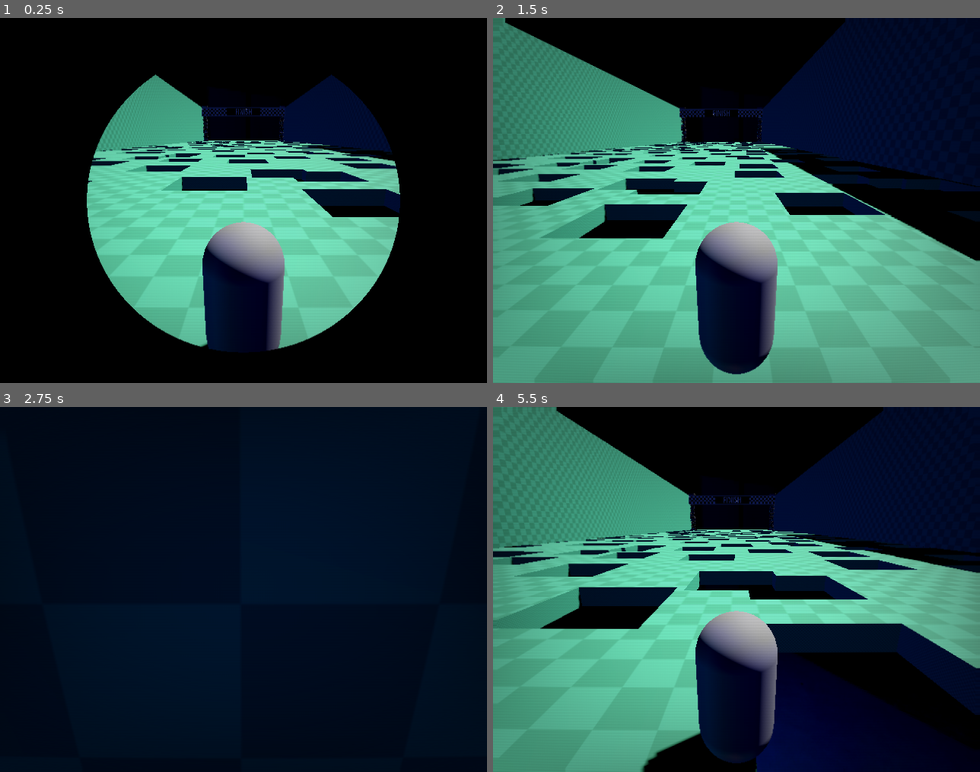
Above: before the commit, frames 1-4 (two rows, left to right).
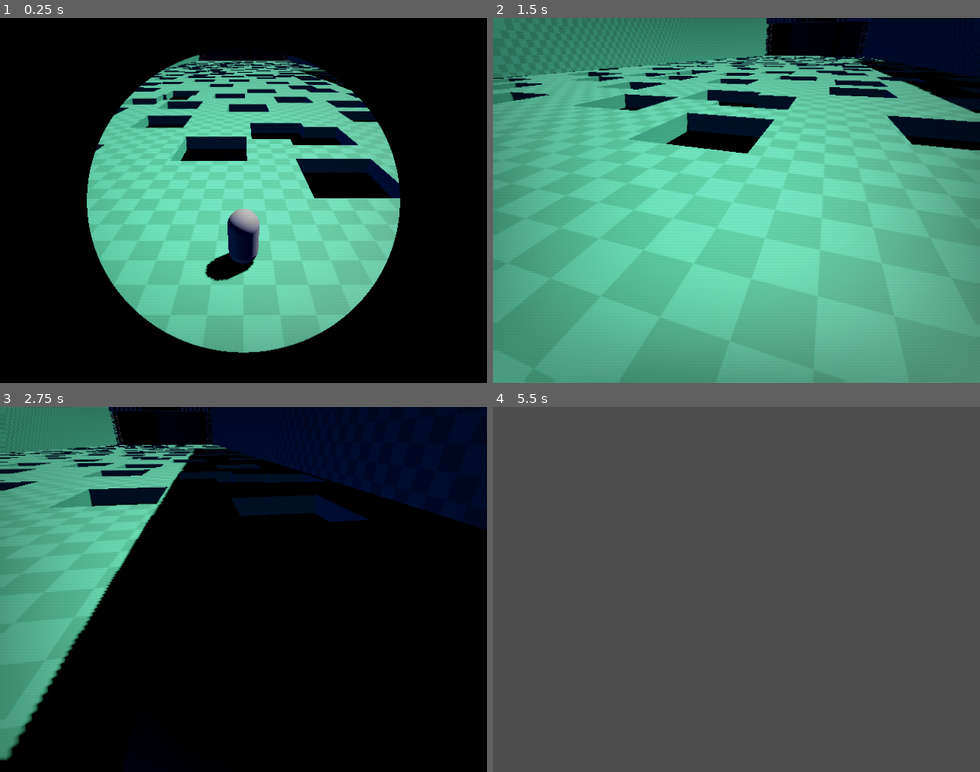
Above: after the commit, the same moments.

Repository: lognasmeow/Wonder
Game: Godot game, scene res://Maps/map_main.tscn
Two runs of this game, one before a commit and one after it. Both use one fixed random seed, a clock stepped at 60 frames per second and the inputs below.
Inputs (mouse positions are in pixels of both pictures, inside the frame that each line leads up to):
- Up to frame 1 (0.25 s): no input
- Up to frame 2 (1.5 s): move the mouse to (843, 182) at 0.52 s; hold D (right) 0.53-1.28 s; tap Space (jump) at 0.77 s; move the mouse to (639, 218) at 1.27 s; hold S (down) from 1.28 s (still down)
- Up to frame 3 (2.75 s): tap Space (jump) at 1.52 s; move the mouse to (292, 509) at 2.02 s; release S (down) at 2.03 s; hold D (right) from 2.03 s (still down)
- Up to frame 4 (5.5 s): move the mouse to (712, 662) at 2.77 s; release D (right) at 2.78 s; hold W (up) 2.78-3.53 s; tap Space (jump) at 3.02, 3.77, 4.52 s; move the mouse to (882, 644) at 3.52 s; hold A (left) 3.53-5.03 s; move the mouse to (590, 534) at 4.27 s; move the mouse to (760, 589) at 5.02 s; hold S (down) from 5.03 s (still down)

The runs differ from the first frame. In frame 1, 22% of the frame differs, in the area x 17-83%, y 10-92%; in frame 2, 46%; in frame 3, 75%; in frame 4, 100%, in the area x 0-100%, y 0-100%.

Commit message:
mouse movement

Diff:
--- a/Globals/eventBus.gd
+++ b/Globals/eventBus.gd
@@ -11,3 +11,7 @@
 
 @warning_ignore("unused_signal")
 signal playerSquished
+
+
+func _ready():
+	Input.mouse_mode = Input.MOUSE_MODE_CAPTURED
--- a/Maps/map_main.tscn
+++ b/Maps/map_main.tscn
@@ -40,7 +40,7 @@
 [node name="ArenaMain" parent="." unique_id=1776905858 instance=ExtResource("1_jvluu")]
 
 [node name="Marker3D_PlayerSpawn" type="Marker3D" parent="." unique_id=1223064160]
-transform = Transform3D(1, 0, 0, 0, 1, 0, 0, 0, 1, 0, 1.6785837, 45.02707)
+transform = Transform3D(1, 0, 0, 0, 1, 0, 0, 0, 1, 0, 1.6785837, 42.91668)
 
 [node name="FallPlane" parent="." unique_id=510512870 instance=ExtResource("5_3721q")]
 transform = Transform3D(1, 0, 0, 0, 1, 0, 0, 0, 1, 0, -3.2877274, -51.90043)
--- a/Player/player.gd
+++ b/Player/player.gd
@@ -1,6 +1,12 @@
 extends CharacterBody3D
 
 @onready var timerSpeedBoost: Timer = $timerSpeedBoost
+@onready var cameraPivot: Node3D = $CameraPivot
+@onready var camera: Camera3D = $CameraPivot/SpringArm3D/Camera3D
+
+@export_group("Camera")
+@export_range(0.0, 1.0) var mouseSensitivity: float = 0.15
+var cameraInputDirection: Vector2 = Vector2.ZERO
 
 const SPEED = 12.0
 const JUMP_VELOCITY = 15
@@ -21,8 +27,27 @@
 	addGravity(delta)
 	handleJump()
 	handleMove()
+	handleCameraMovement(delta)
 	move_and_slide()
 
+func _input(event):
+	if (event is InputEventMouseMotion):
+		getCameraInputDirection(event)
+
+#region Camera
+func getCameraInputDirection(event: InputEvent) -> void:
+	cameraInputDirection = event.screen_relative * mouseSensitivity
+
+func handleCameraMovement(delta: float) -> void:
+	#cameraPivot.rotation.x += cameraInputDirection.y * delta
+	#cameraPivot.rotation.x = clamp(cameraPivot.rotation.x, deg_to_rad(-40), deg_to_rad(10))
+
+	cameraPivot.rotation.y -= cameraInputDirection.x * delta
+
+	cameraInputDirection = Vector2.ZERO
+#endregion
+
+#region Movement
 func addGravity(delta: float) -> void:
 	if not is_on_floor():
 		velocity += ((get_gravity() * 4) * Modifiers.gravityMultiplier) * delta
@@ -32,10 +57,8 @@
 		velocity.y = (JUMP_VELOCITY * Modifiers.jumpHeightMultiplier)
 
 func handleMove() -> void:
-	var input_dir = Input.get_vector("left", "right", "up", "down") \
-					if not Modifiers.invertedWalking \
-					else Input.get_vector("right", "left", "up", "down")
-	var direction = (transform.basis * Vector3(input_dir.x, 0, input_dir.y)).normalized()
+	var direction: Vector3 = getMovementDirection()
+
 	if direction:
 		if (is_on_floor()):
 			velocity.x = lerp(velocity.x, direction.x * (SPEED * speedMultiplier), Modifiers.floorIciness)
@@ -45,11 +68,22 @@
 			velocity.x = lerp(velocity.x, move_toward(velocity.x, 0, (SPEED * speedMultiplier)), Modifiers.floorIciness)
 			velocity.z = lerp(velocity.z, move_toward(velocity.z, 0, (SPEED * speedMultiplier)), Modifiers.floorIciness)
 
+func getMovementDirection() -> Vector3:
+	var input_dir = Input.get_vector("left", "right", "up", "down") \
+					if not Modifiers.invertedWalking \
+					else Input.get_vector("right", "left", "up", "down")
+	var cameraRelativeForward: Vector3 = camera.global_basis.z
+	var cameraRelativeRight: Vector3 = camera.global_basis.x
+
+	var direction = (cameraRelativeForward * input_dir.y + cameraRelativeRight * input_dir.x)
+	direction.y = 0.0
+	return direction.normalized()
+#endregion
+
 
 func _on_fall_plane_body_entered(body):
 	if (body.name == "Player"):
 		enteredFallPlane.emit()
-
 
 func _on_area_finish_line_body_entered(body):
 	if (body.name == "Player"):
@@ -59,7 +93,6 @@
 	speedMultiplier = 2.0
 	timerSpeedBoost.start()
 
-
 func _on_timer_speed_boost_timeout():
 	speedMultiplier = 1.0
 
--- a/Player/player.tscn
+++ b/Player/player.tscn
@@ -26,9 +26,6 @@
 [node name="CollisionShape3D" type="CollisionShape3D" parent="." unique_id=618108973]
 shape = SubResource("CapsuleShape3D_l8h54")
 
-[node name="Camera3D" type="Camera3D" parent="." unique_id=934661908]
-transform = Transform3D(1, 0, 0, 0, 0.9659259, 0.25881907, 0, -0.25881907, 0.9659258, 0, 2, 2.6310263)
-
 [node name="CanvasLayer" type="CanvasLayer" parent="." unique_id=117122045]
 
 [node name="ColorRect" type="ColorRect" parent="CanvasLayer" unique_id=446635053]
@@ -40,4 +37,13 @@
 [node name="timerSpeedBoost" type="Timer" parent="." unique_id=599639717]
 wait_time = 1.5
 
+[node name="CameraPivot" type="Node3D" parent="." unique_id=899903014]
+transform = Transform3D(1, 0, 0, 0, 0.8443279, 0.5358268, 0, -0.5358268, 0.8443279, 0, 0.45626765, 0)
+
+[node name="SpringArm3D" type="SpringArm3D" parent="CameraPivot" unique_id=742158623]
+transform = Transform3D(1, 0, 0, 0, 1, 0, 0, 0, 1, 0, 0.791206, -0.4626284)
+spring_length = 10.0
+
+[node name="Camera3D" type="Camera3D" parent="CameraPivot/SpringArm3D" unique_id=1414429753]
+
 [connection signal="timeout" from="timerSpeedBoost" to="." method="_on_timer_speed_boost_timeout"]
